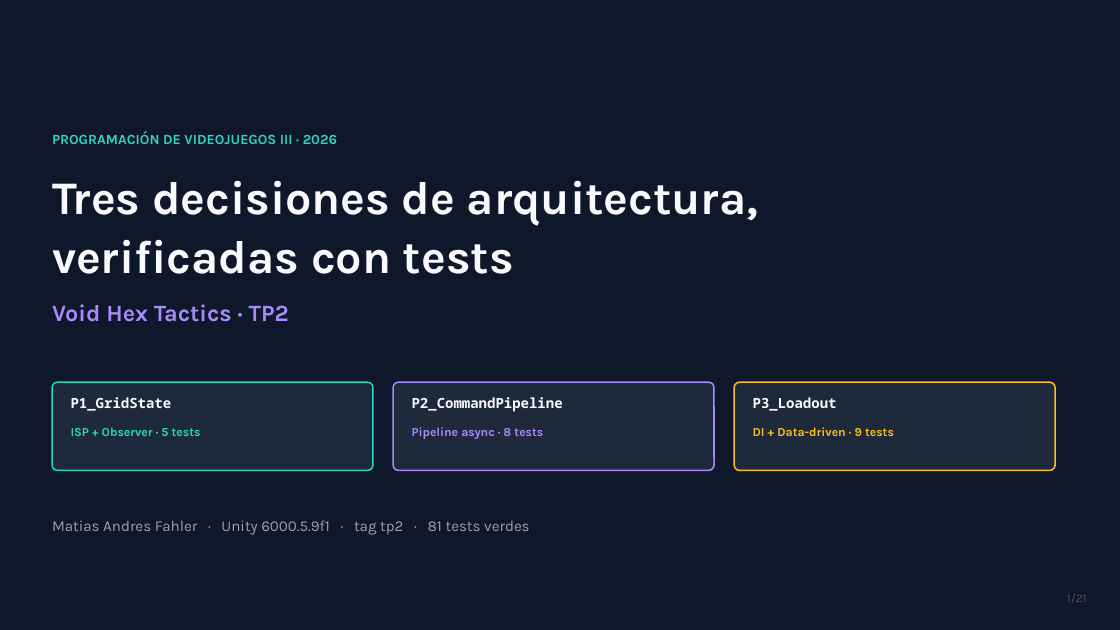
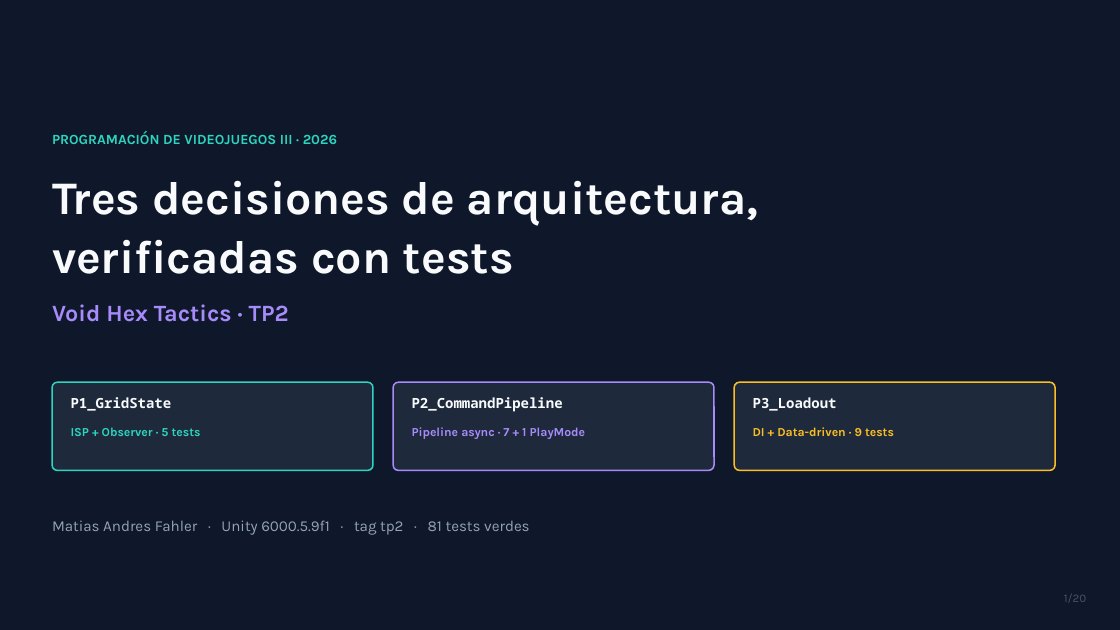
Before and after one commit to SenKetZu/HexPG, a slide deck: slide 1 of docs/presentacion/TP2-VoidHex-Tactics.pptx. Drawn at 1120x630 pixels with LibreOffice and Linux fonts; fonts in the diff are those of the drawing. Boxes give left, top, right and bottom in pixels: in the first picture for what was removed or moved away, otherwise in the second. Text is boxed around its words. In the diff, an @@ line names an element or a change of style, - is before the commit and + after.

```diff
--- a/docs/presentacion/TP2-VoidHex-Tactics.pptx
+++ b/docs/presentacion/TP2-VoidHex-Tactics.pptx
@@ text at (412, 427, 585, 439): text changed @@
-Pipeline async · 8 tests
+Pipeline async · 7 + 1 PlayMode
@@ text at (1064, 594, 1087, 602): text changed @@
-1/21
+1/20
```
Also in this commit, not shown: 18 other slides changed, 1 slide added, 2 slides removed, 2 other files.
